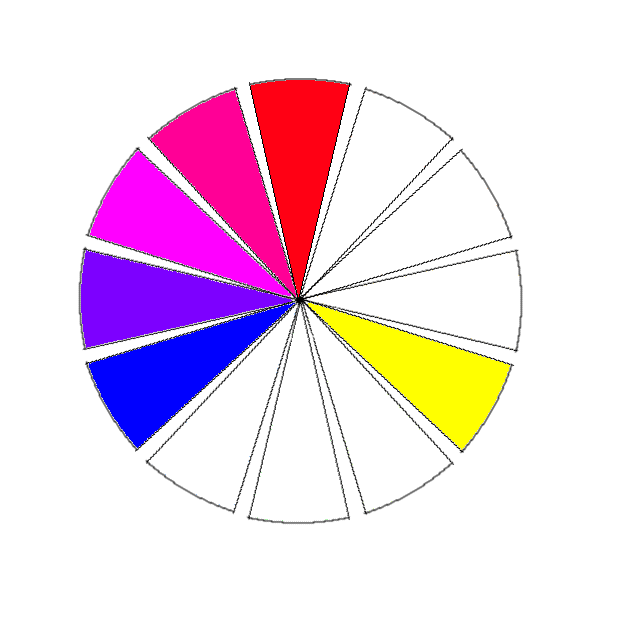
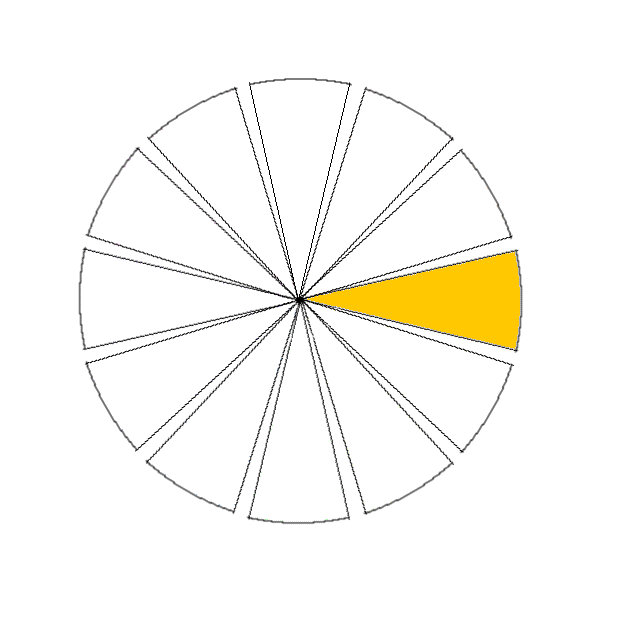
Two versions of the same layered image (640 x 640). Layer-by-layer changes:
added layer "6_3_1-1.2_2.(6).jpg" above "6_3_1-1.2_2.(5).jpg" over <box>81,80,520,450</box>
hid "6_3_1-1_3_R+B.jpg" over <box>81,80,520,450</box>
hid "L6 コピー" over <box>81,80,520,450</box>
